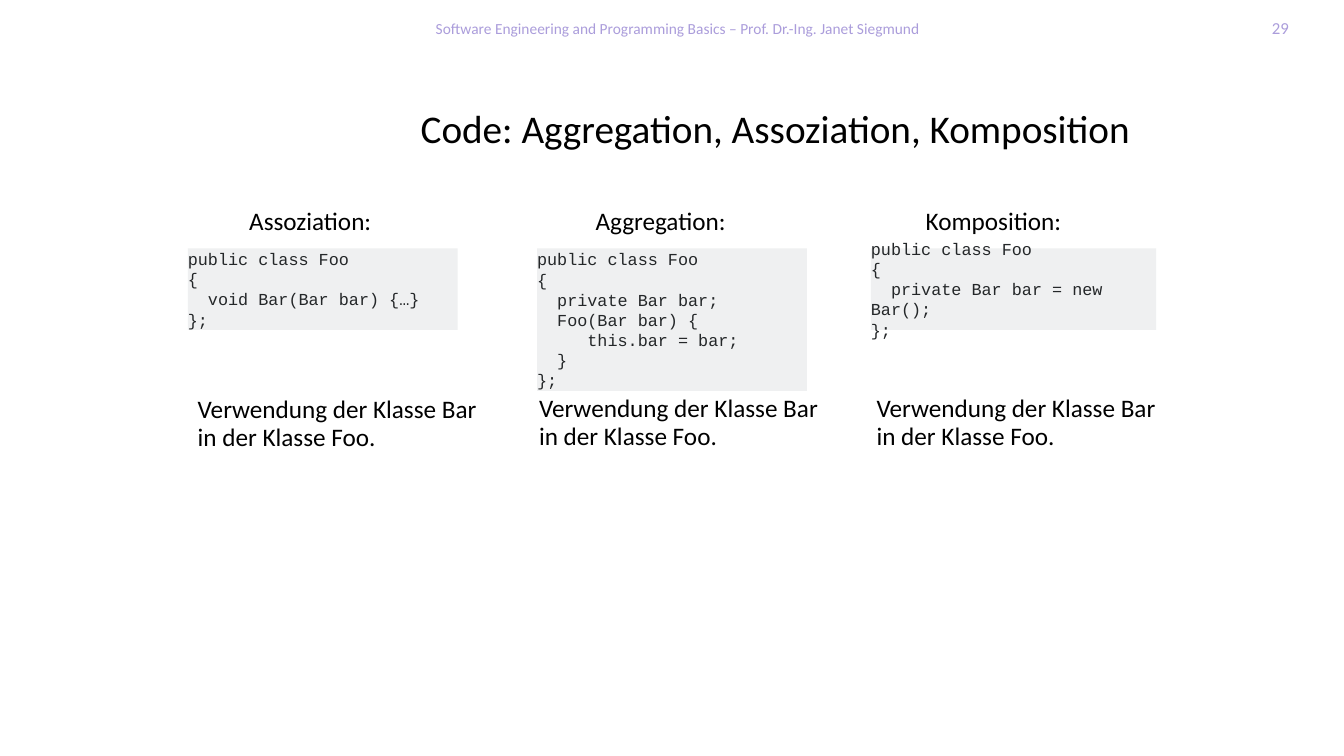
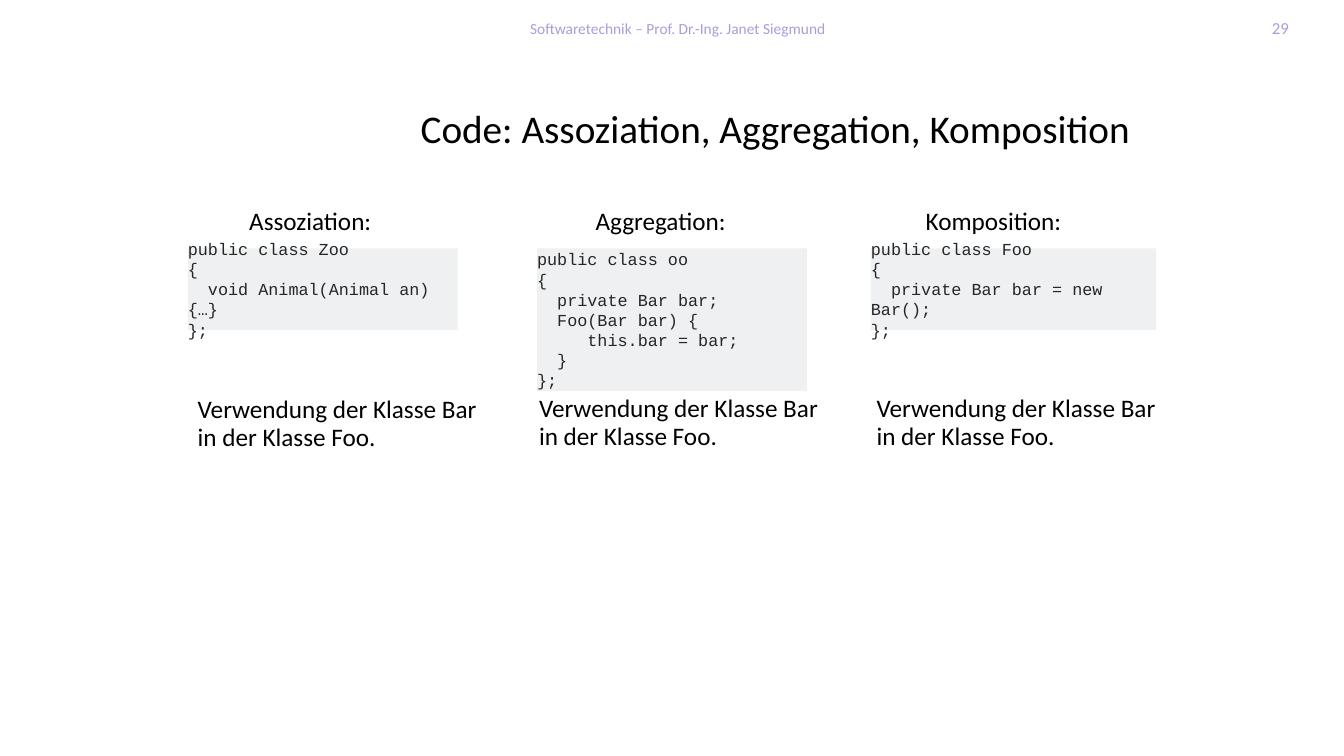
Before and after one commit to feigensp/lehre, a slide deck: slide 29 of se/slides/04_UML_Structure.pptx. Drawn at 1344x756 pixels with LibreOffice and Linux fonts; fonts in the diff are those of the drawing; background and template pictures are left out. Boxes give left, top, right and bottom in pixels: in the first picture for what was removed or moved away, otherwise in the second. Text is boxed around its words. In the diff, an @@ line names an element or a change of style, - is before the commit and + after.

```diff
--- a/se/slides/04_UML_Structure.pptx
+++ b/se/slides/04_UML_Structure.pptx
@@ text at [530,23,825,37]: text changed @@
-Software Engineering and Programming Basics – Prof. Dr.-Ing. Janet Siegmund
+Softwaretechnik – Prof. Dr.-Ing. Janet Siegmund
@@ title at [421,115,1130,150]: text changed @@
-Code: Aggregation, Assoziation, Komposition
+Code: Assoziation, Aggregation, Komposition
@@ text in rectangle at [188,243,349,259]: text changed @@
-public class Foo
+public class Zoo
@@ text in rectangle at [537,253,688,269]: text changed @@
-public class Foo
+public class oo
@@ text in rectangle at [208,283,429,299]: text changed @@
-void Bar(Bar bar) {…}
+void Animal(Animal an) {…}
```
Also in this commit, not shown: 31 other slides changed, 28 slides added, 7 other files.
